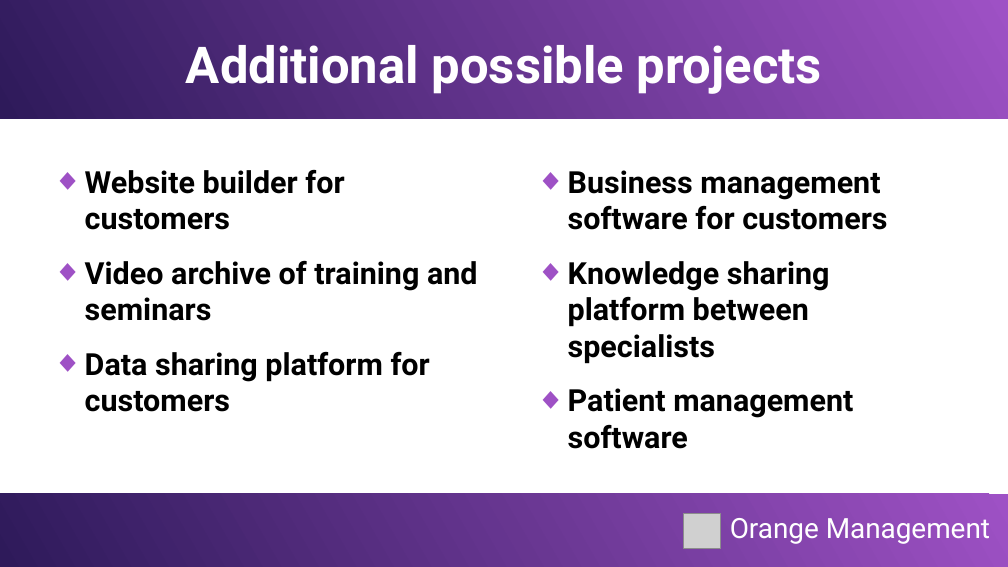
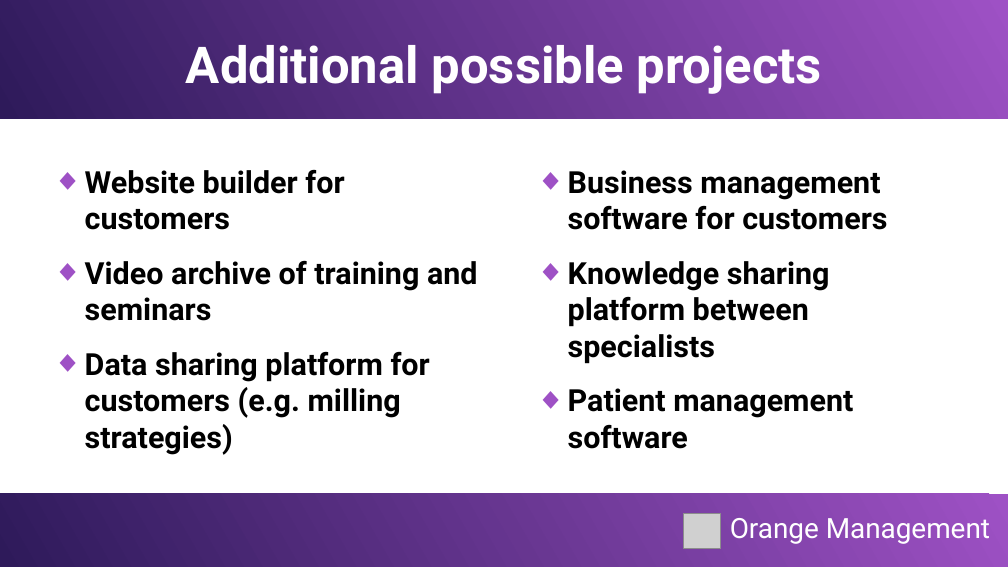
Before and after one commit to Karaka-Management/Organization-Guide, a slide deck: slide 9 of Strategy/Marketing/Presentations/oms_base.odp. Drawn at 1008x567 pixels with LibreOffice and Linux fonts; fonts in the diff are those of the drawing; grey boxes stand for pictures. Boxes give left, top, right and bottom in pixels: in the first picture for what was removed or moved away, otherwise in the second. Text is boxed around its words. In the diff, an @@ line names an element or a change of style, - is before the commit and + after.

```diff
--- a/Strategy/Marketing/Presentations/oms_base.odp
+++ b/Strategy/Marketing/Presentations/oms_base.odp
@@ text at (x1=85, y1=351, x2=430, y2=455): text changed @@
-◆ Data sharing platform for customers
+◆ Data sharing platform for customers (e.g. milling strategies)
```
Also in this commit, not shown: 1 other slide changed, 1 other file.
